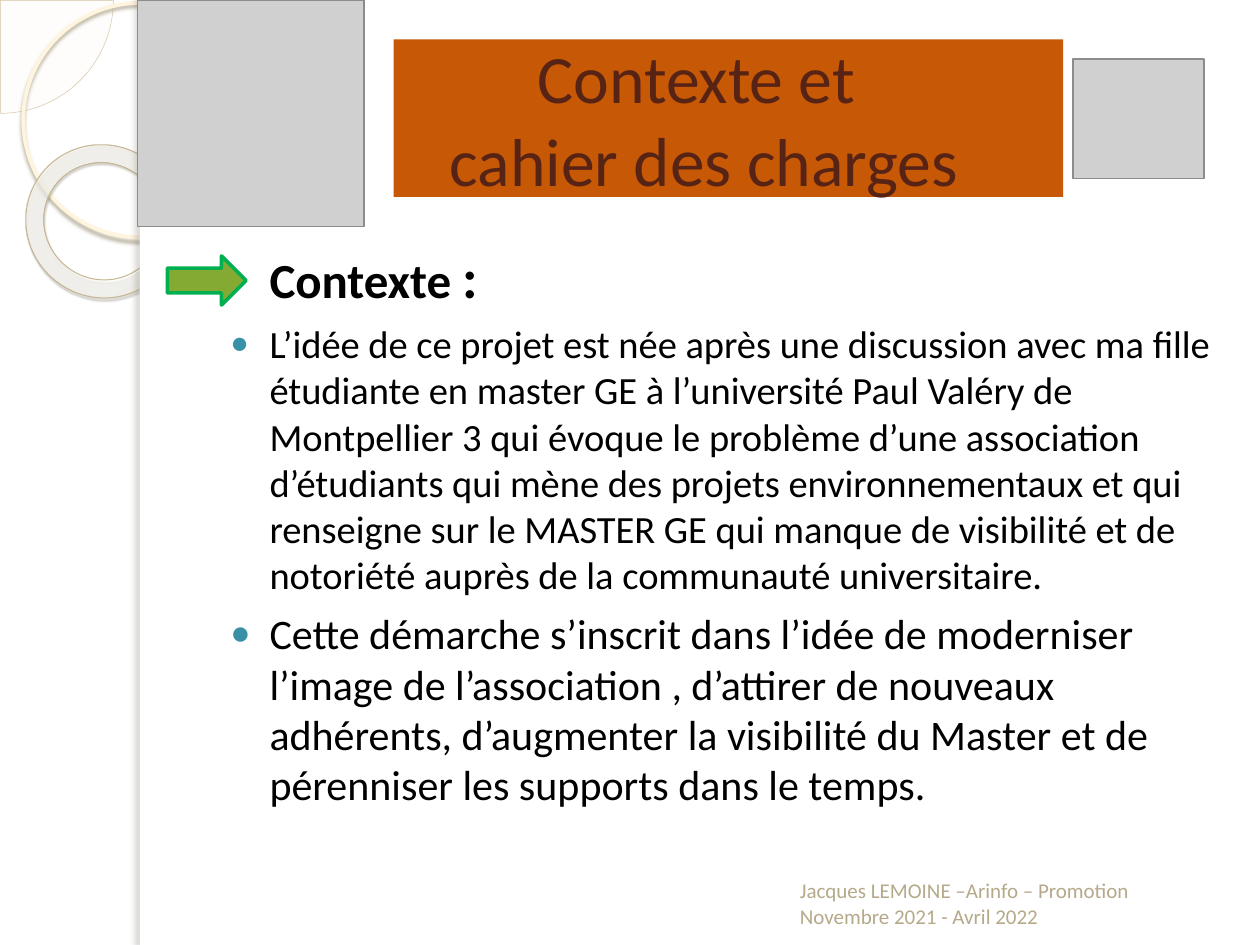
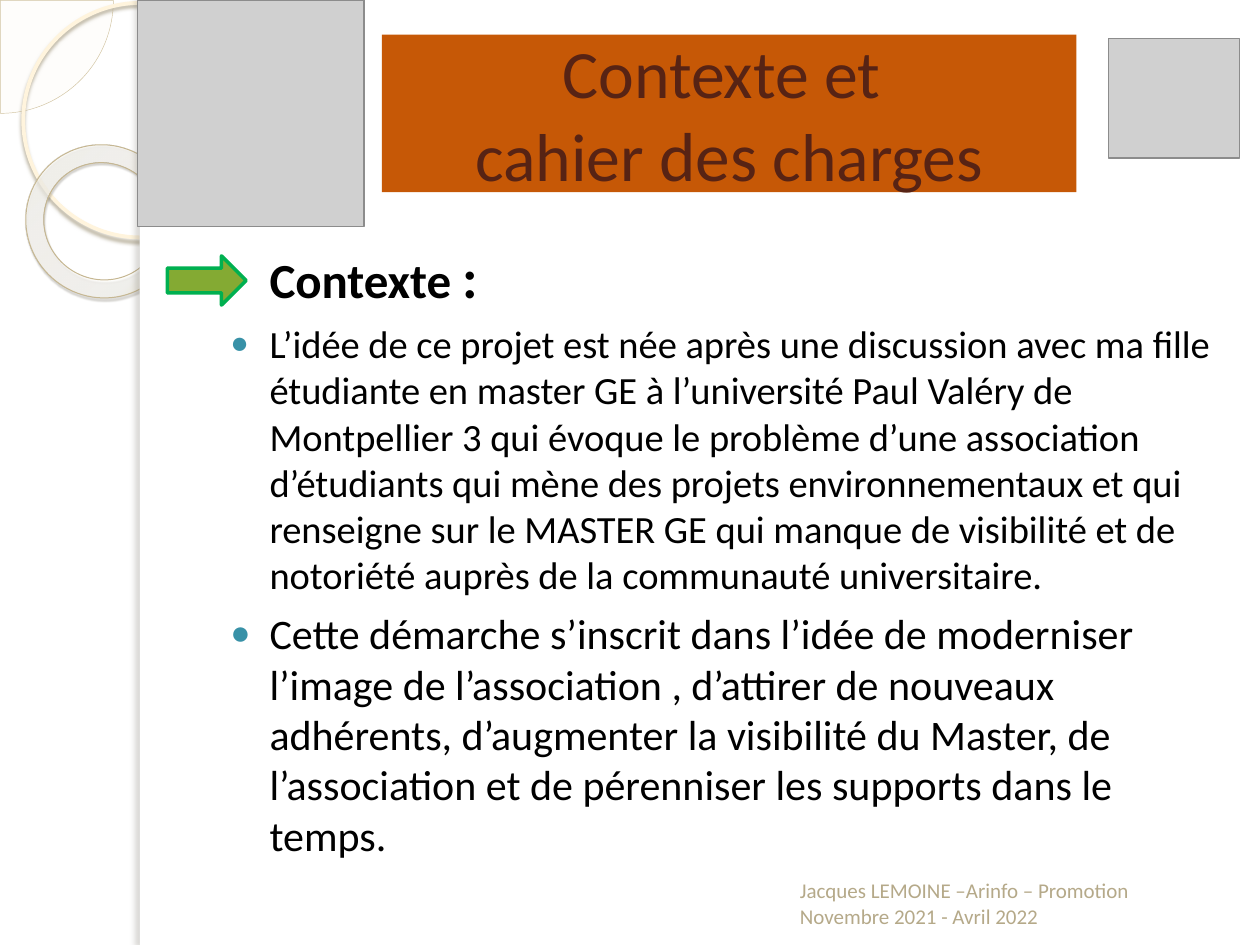
Before and after one commit to jacquesLemoine44/AssociationPaulGreen, a slide deck: slide 4 of DocumentationsProjet/Présentation1.pptx. Drawn at 1260x945 pixels with LibreOffice and Linux fonts; fonts in the diff are those of the drawing; grey boxes stand for pictures; background and template pictures are left out. Boxes give left, top, right and bottom in pixels: in the first picture for what was removed or moved away, otherwise in the second. Text is boxed around its words. In the diff, an @@ line names an element or a change of style, - is before the commit and + after.

```diff
--- a/DocumentationsProjet/Présentation1.pptx
+++ b/DocumentationsProjet/Présentation1.pptx
@@ title "Contexte et cahier des charges": place and size @@
-title "Contexte et cahier des charges" at [450,59,957,203]
+title "Contexte et cahier des charges" at [382,35,1076,193]
@@ title "Contexte et cahier des charges" at [382,35,1076,193]: fill none to #C65806 @@
@@ rectangle removed at [393,39,1062,197] @@
@@ picture: place and size @@
-picture at [1074,59,1205,179]
+picture at [1109,39,1240,159]
@@ text at [270,619,1133,858]: text changed @@
-● Cette démarche s’inscrit dans l’idée de moderniser l’image de l’association , d’attirer de nouveaux adhérents, d’augmenter la visibilité du Master et de pérenniser les supports dans le temps.
+● Cette démarche s’inscrit dans l’idée de moderniser l’image de l’association , d’attirer de nouveaux adhérents, d’augmenter la visibilité du Master, de l’association et de pérenniser les supports dans le temps.
```
Also in this commit, not shown: 13 other slides changed, 1 slide added, 1 slide removed, 49 other files.
